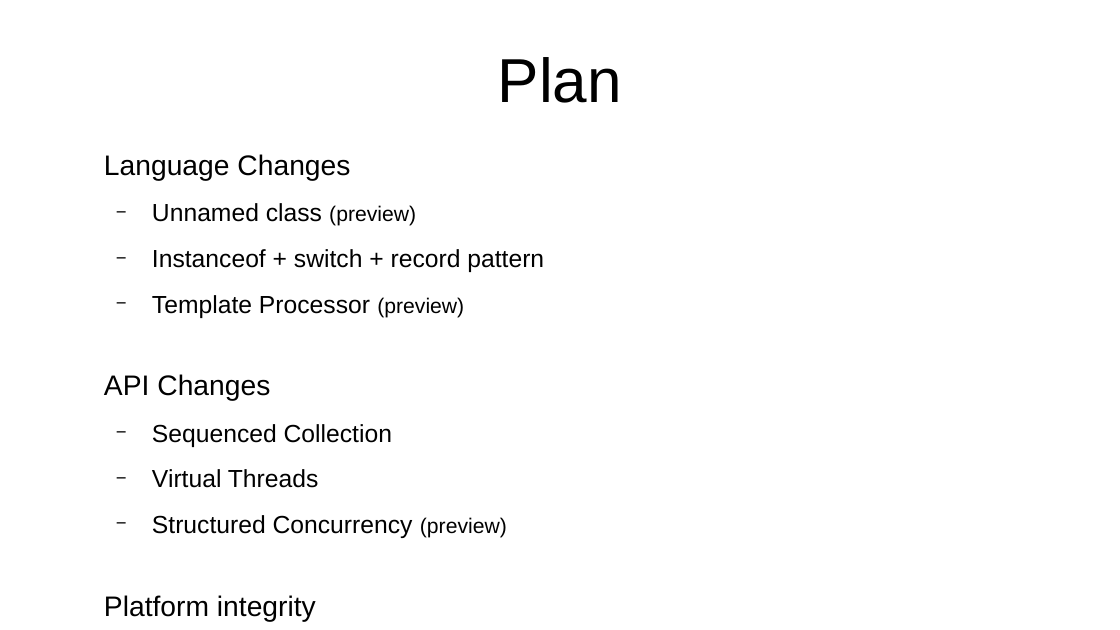
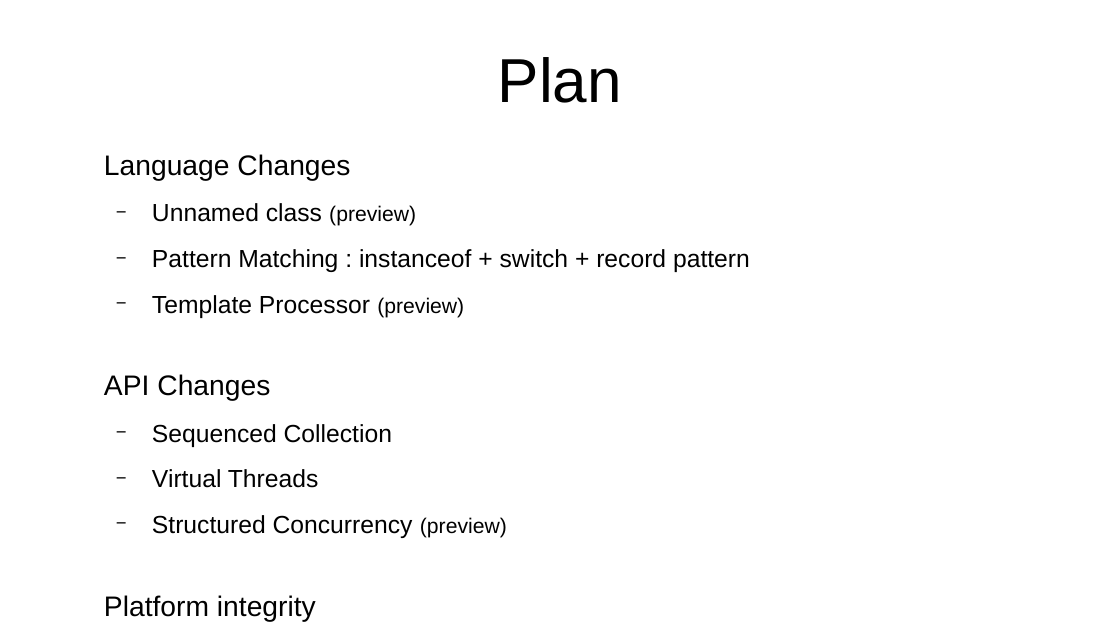
Before and after one commit to forax/java-21-demo, a slide deck: slide 3 of Java 21 add sparkle to your life.odp. Drawn at 1120x630 pixels with LibreOffice and Linux fonts; fonts in the diff are those of the drawing. Boxes give left, top, right and bottom in pixels: in the first picture for what was removed or moved away, otherwise in the second. Text is boxed around its words. In the diff, an @@ line names an element or a change of style, - is before the commit and + after.

```diff
--- a/Java 21 add sparkle to your life.odp
+++ b/Java 21 add sparkle to your life.odp
@@ text at <box>152,249,750,272</box>: text changed @@
-  − Instanceof + switch + record pattern
+  − Pattern Matching : instanceof + switch + record pattern
```
Also in this commit, not shown: 1 other slide changed, 1 other file.
